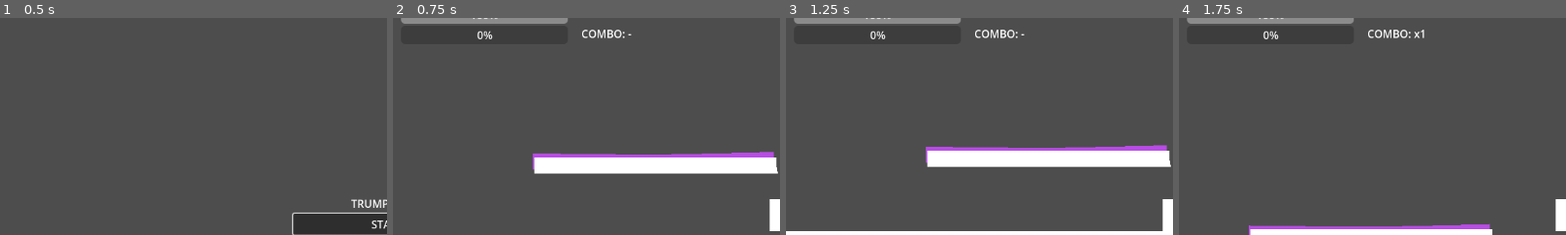
Above: before the commit, frames 1-4 (left to right).
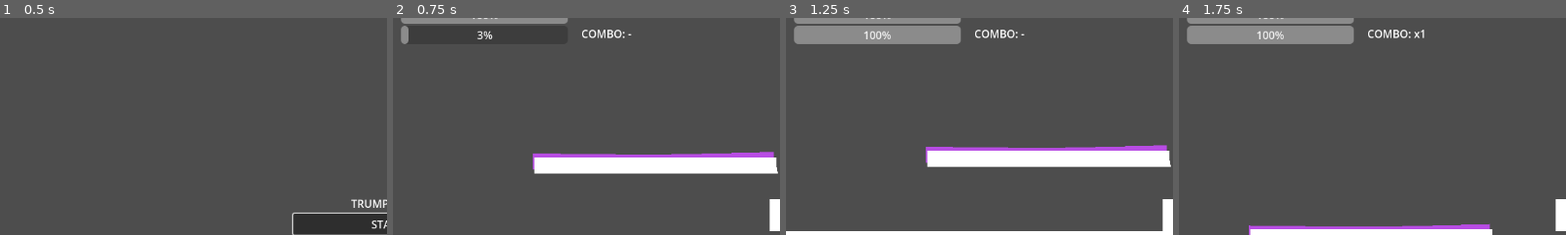
Above: after the commit, the same moments.

Repository: Stephenhalving/Game-AI-Test
Game: Godot game, scene res://scenes/Menu.tscn
Same seed, same stepped clock (60 frames per second), same inputs: the game is played once before the commit and once after it.
Inputs:
- Up to frame 1 (0.5 s): no input
- Up to frame 2 (0.75 s): click "START" at 0.5 s
- Up to frame 3 (1.25 s): no input
- Up to frame 4 (1.75 s): tap Enter (ui_accept) at 1.25 s; hold D (move_right) from 1.28 s (still down); tap J (attack) at 1.35 s; tap Space (jump) at 1.52 s
The pictures show only the part of the screen within x 0-50%, y 5-55%; the shares and areas given below are measured in that part.

Frame 1 is identical in both runs. In frame 2, 0.2% of the frame differs, in the area x 2-24%, y 3-13%; in frame 3, 3.6%, in the area x 2-46%, y 3-13%; in frame 4, 3.6%.

Commit message:
refactor: HUD signal-driven – remove _process() polling
- Player: add hp_changed signal, emit on _ready() and take_damage()
- EnemyBase: add hp_changed signal, emit on take_hit()
- HUD: remove _process() entirely; init_player() connects player signal,
  track_enemy() connects each spawned enemy (last-hit updates bar),
  clear_enemy_hp() called when all enemies cleared
- Main: init HUD player link on _ready(), track each spawned arena enemy,
  clear enemy HP bar on stage complete

Co-Authored-By: Claude Sonnet 4.6 <noreply@anthropic.com>

Diff:
--- a/scripts/EnemyBase.gd
+++ b/scripts/EnemyBase.gd
@@ -2,6 +2,7 @@
 class_name EnemyBase
 
 signal died
+signal hp_changed(new_hp: int, hp_max: int)
 
 @export var speed: float = 90.0
 @export var gravity: float = 1200.0
@@ -158,6 +159,7 @@
         return
 
     hp -= dmg
+    hp_changed.emit(hp, hp_max)
 
     # daño floating text si existe
     var main := get_tree().current_scene
--- a/scripts/HUD.gd
+++ b/scripts/HUD.gd
@@ -1,6 +1,5 @@
 extends CanvasLayer
 
-@onready var ui: Control = $UI
 @onready var player_hp: ProgressBar = $UI/PlayerHP
 @onready var enemy_hp: ProgressBar = $UI/EnemyHP
 @onready var score_label: Label = $UI/ScoreLabel
@@ -10,6 +9,50 @@
 var _score: int = 0
 var _combo_text: String = "-"
 var _has_key: bool = false
+
+# --- Player HP (signal-driven) ---
+
+func init_player(p: Node) -> void:
+    if p == null:
+        return
+    if p.has_signal("hp_changed") and not p.hp_changed.is_connected(_on_player_hp_changed):
+        p.hp_changed.connect(_on_player_hp_changed)
+    # set initial bar values
+    var hp = p.get("hp")
+    var mx = p.get("max_hp")
+    if typeof(hp) != TYPE_NIL and typeof(mx) != TYPE_NIL and player_hp:
+        player_hp.max_value = float(mx)
+        player_hp.value = float(hp)
+
+func _on_player_hp_changed(new_hp: int, hp_max: int) -> void:
+    if player_hp:
+        player_hp.max_value = float(hp_max)
+        player_hp.value = float(new_hp)
+
+# --- Enemy HP (signal-driven, tracks last-hit enemy) ---
+
+func track_enemy(enemy: Node) -> void:
+    if enemy == null:
+        return
+    if enemy.has_signal("hp_changed") and not enemy.hp_changed.is_connected(_on_enemy_hp_changed):
+        enemy.hp_changed.connect(_on_enemy_hp_changed)
+    # show current HP immediately
+    var hp = enemy.get("hp")
+    var mx = enemy.get("hp_max")
+    if typeof(hp) != TYPE_NIL and typeof(mx) != TYPE_NIL and enemy_hp:
+        enemy_hp.max_value = float(mx)
+        enemy_hp.value = float(hp)
+
+func clear_enemy_hp() -> void:
+    if enemy_hp:
+        enemy_hp.value = 0
+
+func _on_enemy_hp_changed(new_hp: int, hp_max: int) -> void:
+    if enemy_hp:
+        enemy_hp.max_value = float(hp_max)
+        enemy_hp.value = float(new_hp)
+
+# --- Score / Combo / Key (already event-driven) ---
 
 func set_score(v: int) -> void:
     _score = v
@@ -25,47 +68,3 @@
     _has_key = v
     if key_label:
         key_label.text = "KEY: %s" % ("YES" if _has_key else "NO")
-
-func _process(_delta: float) -> void:
-    var main := get_tree().current_scene
-    if main == null:
-        return
-
-    # PLAYER HP
-    var player := main.get_node_or_null("Player")
-    if player and player_hp:
-        var hp = player.get("hp")
-        var mx = player.get("max_hp")
-        if typeof(hp) != TYPE_NIL and typeof(mx) != TYPE_NIL:
-            player_hp.max_value = float(mx)
-            player_hp.value = float(hp)
-
-    # ENEMY HP (elige enemigo más cercano con hp/hp_max)
-    if enemy_hp:
-        var best = null
-        var best_d = 1e18
-
-        for c in main.get_children():
-            if c == null:
-                continue
-            # Filtrar por tener variables hp y hp_max
-            var ehp = c.get("hp")
-            var emx = c.get("hp_max")
-            if typeof(ehp) == TYPE_NIL or typeof(emx) == TYPE_NIL:
-                continue
-            # distancia al player (si existe)
-            var d = 0.0
-            if player and "global_position" in c:
-                d = player.global_position.distance_squared_to(c.global_position)
-            if d < best_d:
-                best_d = d
-                best = c
-
-        if best != null:
-            var ehp2 = int(best.get("hp"))
-            var emx2 = int(best.get("hp_max"))
-            enemy_hp.max_value = float(emx2)
-            enemy_hp.value = float(ehp2)
-        else:
-            # si no hay enemigos, vaciamos la barra
-            enemy_hp.value = 0
--- a/scripts/Main.gd
+++ b/scripts/Main.gd
@@ -97,9 +97,9 @@
         gy = str(g.position.y)
 
     randomize()
-    if hud and hud.has_method("set_score"):
+    if hud:
+        hud.init_player(get_node_or_null("Player"))
         hud.set_score(score)
-    if hud and hud.has_method("set_key"):
         hud.set_key(false)
 
     _spawn_to_max()
@@ -426,6 +426,10 @@
     if enemy is CanvasItem:
         (enemy as CanvasItem).z_index = 20
 
+    # conectar HP al HUD (last-hit enemy actualiza la barra)
+    if hud and hud.has_method("track_enemy"):
+        hud.track_enemy(enemy)
+
     # spawn point + entrada con tween
     var sp: Node2D = _pick_arena_spawn_point()
     var pos: Vector2 = sp.global_position if sp != null else Vector2.ZERO
@@ -760,6 +764,9 @@
     if arena_trigger:
         arena_trigger.set_deferred("monitoring", false)
 
+    if hud and hud.has_method("clear_enemy_hp"):
+        hud.clear_enemy_hp()
+
     print("🏁 STAGE COMPLETE (cycle 3). Enable exit/door here.")
 
 func _grant_arena_key() -> void:
--- a/scripts/Player.gd
+++ b/scripts/Player.gd
@@ -1,4 +1,6 @@
 extends CharacterBody2D
+
+signal hp_changed(new_hp: int, hp_max: int)
 
 @export var speed := 170.0
 @export var gravity := 1200.0
@@ -60,6 +62,7 @@
     add_to_group("player")
     print("✅ Player READY")
     hp = max_hp
+    hp_changed.emit(hp, max_hp)
     attack_area.monitoring = false
     if not attack_area.body_entered.is_connected(_on_attack_area_body_entered):
         attack_area.body_entered.connect(_on_attack_area_body_entered)
@@ -298,6 +301,7 @@
     if invuln > 0.0:
         return
     hp -= dmg
+    hp_changed.emit(hp, max_hp)
     invuln = 0.8
     hurt_timer = 0.10
     hurt_knock_x = knock * from_dir
